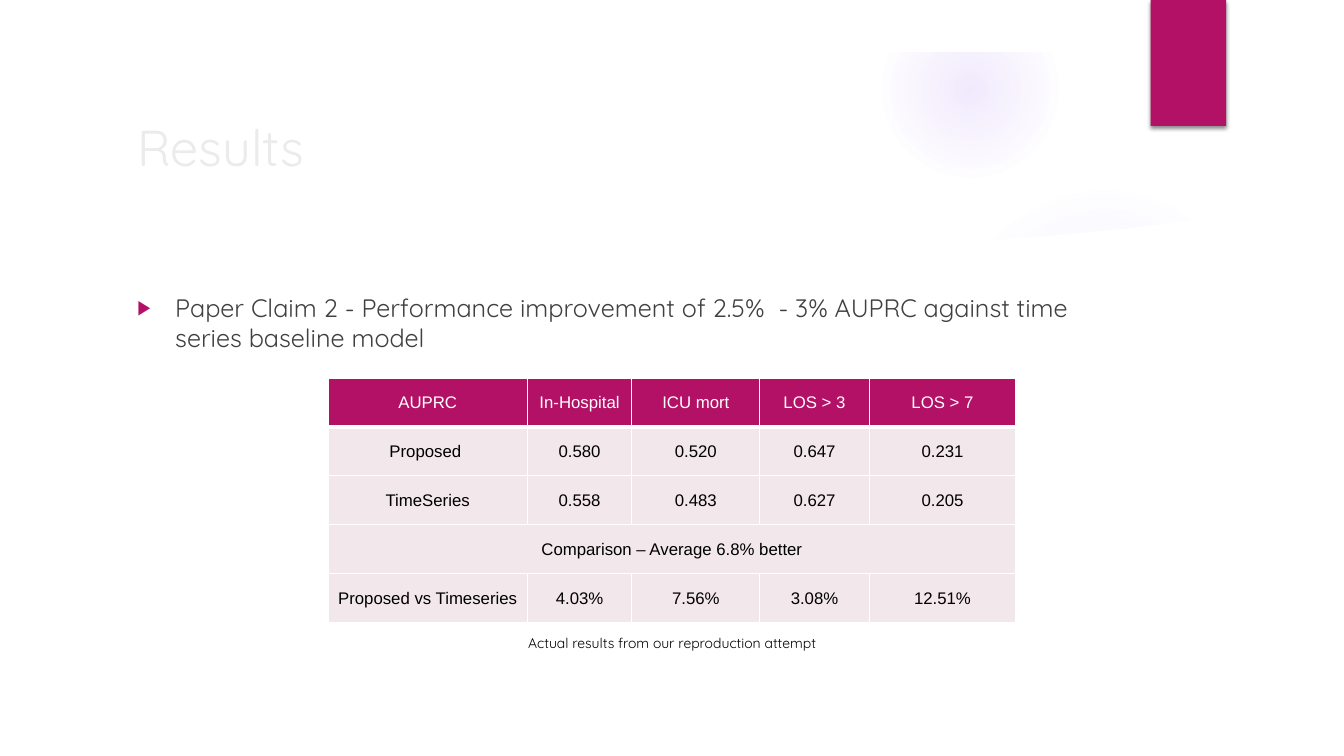
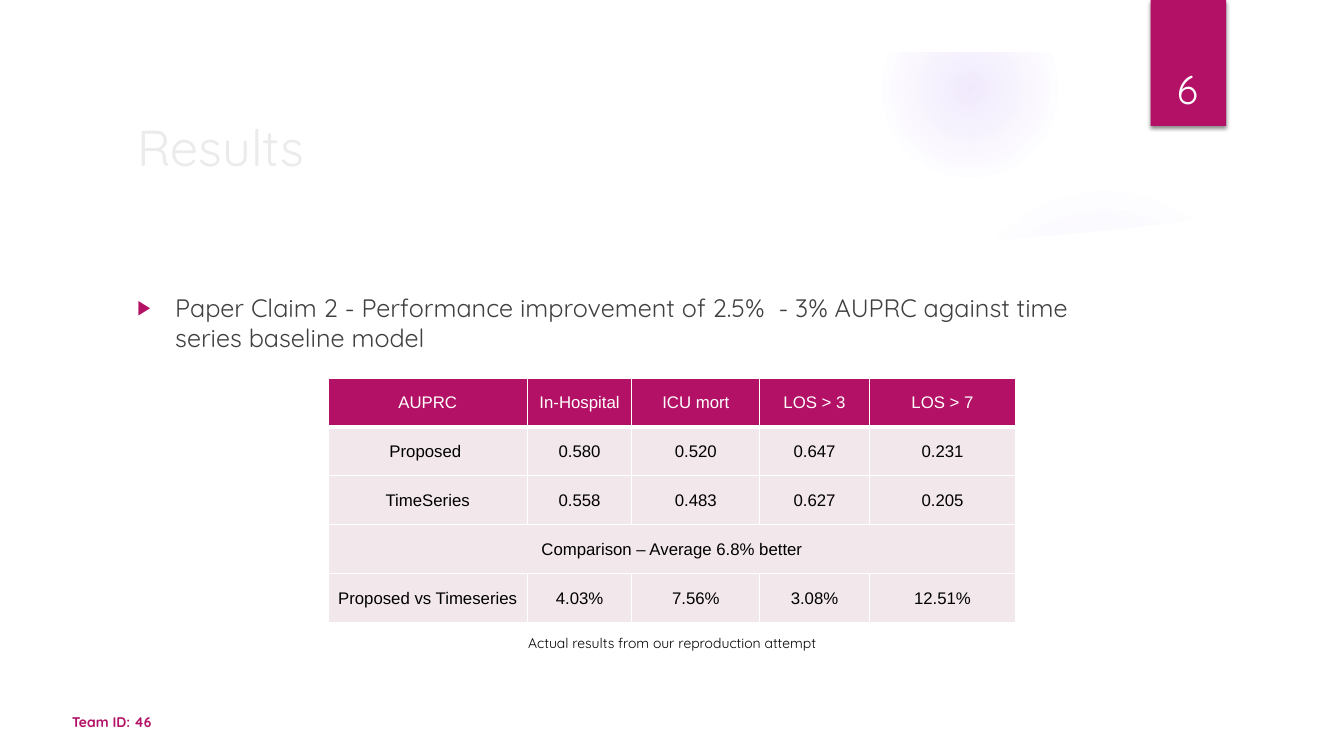
Before and after one commit to s-gopikrishnan/cs-598-dlh-final-project, a slide deck: slide 6 of report/project_presentation.pptx. Drawn at 1344x756 pixels with LibreOffice and Linux fonts; fonts in the diff are those of the drawing; background and template pictures are left out. Boxes give left, top, right and bottom in pixels: in the first picture for what was removed or moved away, otherwise in the second. Text is boxed around its words. In the diff, an @@ line names an element or a change of style, - is before the commit and + after.

```diff
--- a/report/project_presentation.pptx
+++ b/report/project_presentation.pptx
@@ page number added at (1177,75,1198,105), 28 pt, text #FFFFFF @@
+6
@@ text added at (72,717,152,727), 10 pt, text #B31166, bold @@
+Team ID: 46
```
Also in this commit, not shown: 7 other slides changed, 1 other file.
